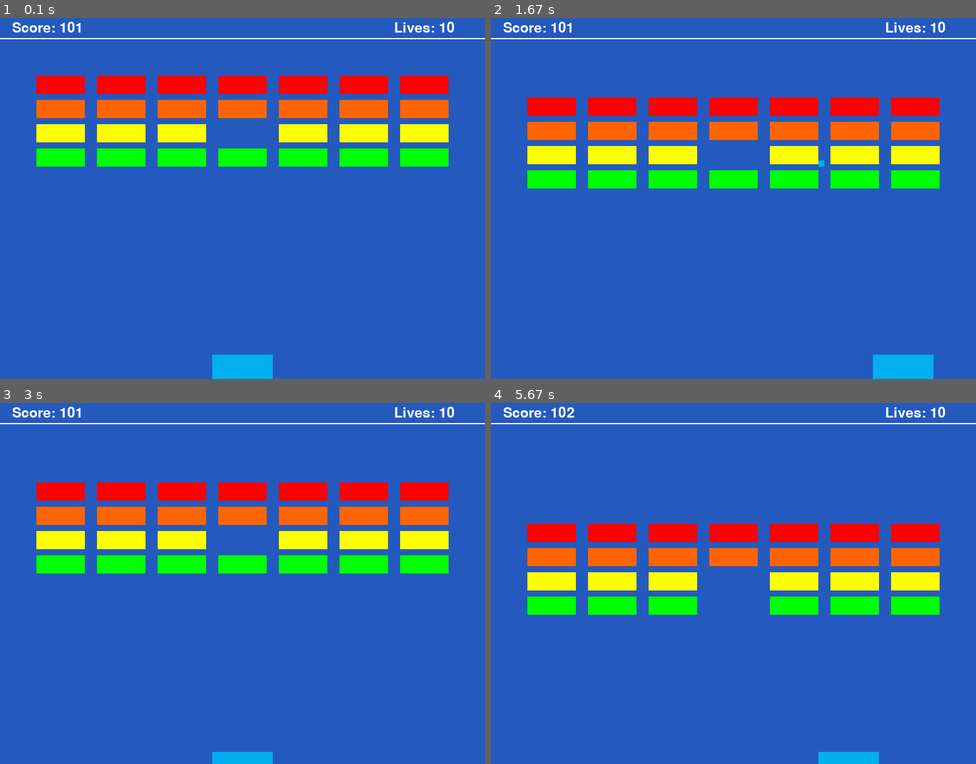
Above: before the commit, frames 1-4 (two rows, left to right).
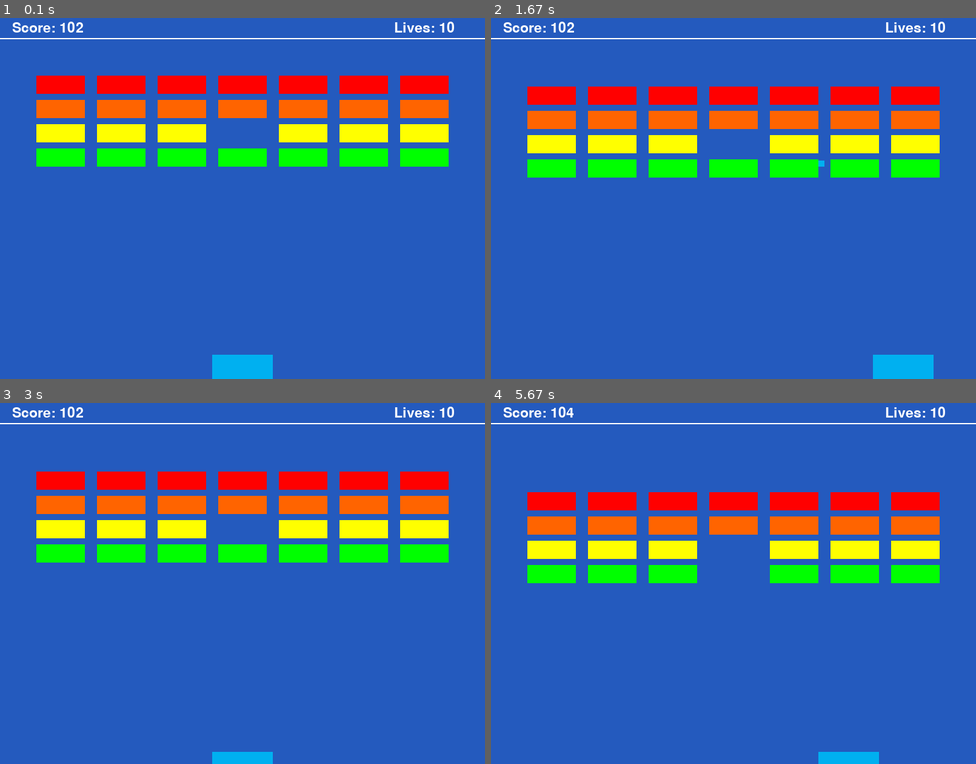
Above: after the commit, the same moments.

Repository: FaisalAhmedBijoy/Shooter-Aircraft-Game-using-PyGame-Library
Game: pygame game, started from main.py
The game is run twice, just before and just after one commit, with the same random seed, the same clock (stepped at 60 frames per second) and the same inputs.
Inputs:
- Up to frame 1 (0.1 s): no input
- Up to frame 2 (1.67 s): hold Right 0.33-0.8 s; hold Up 0.83-1.13 s; hold Right 1.17-1.63 s
- Up to frame 3 (3 s): hold Left 1.67-2.2 s; hold Down 2.23-2.53 s; hold Left 2.57-2.97 s
- Up to frame 4 (5.67 s): hold Up 3-3.37 s; hold Right 3.4-4.03 s; hold Left 4.47-4.93 s; hold Right 4.97-5.43 s; hold Up from 5.47 s (still down)

The runs differ from the first frame. In frame 1, less than 0.1% of the frame differs, in the area x 15-18%, y 1-5%; in frame 2, 14%; in frame 3, 14%; in frame 4, 20%, in the area x 7-93%, y 1-59%.

Commit message:
balls are not perfectly down slowly

Diff:
--- a/main.py
+++ b/main.py
@@ -121,10 +121,10 @@
 
 
     for brick in brick_collision_list:
-        ball.bounce()
+        # ball.bounce()
         score +=1
         ball.kill()
-        brick.kill()
+        # brick.kill()
 
 
         if len(all_bricks) ==0:
@@ -168,7 +168,19 @@
         balls.append(ball)
 
         for brick in all_bricks:
-            brick.rect.y += 2
+            brick.rect.y += 1
+
+        if brick.rect.y > 550:
+                font=pygame.font.Font(None,74)
+                text=font.render("GAME OVER",1,WHITE)
+                screen.blit(text,(200,300))
+                pygame.display.flip()
+                pygame.time.wait(3000)
+
+                # stop the Game
+                carryOn=False
+
+
     # for ball in balls:
     #     ball.rect.y-=1
 
